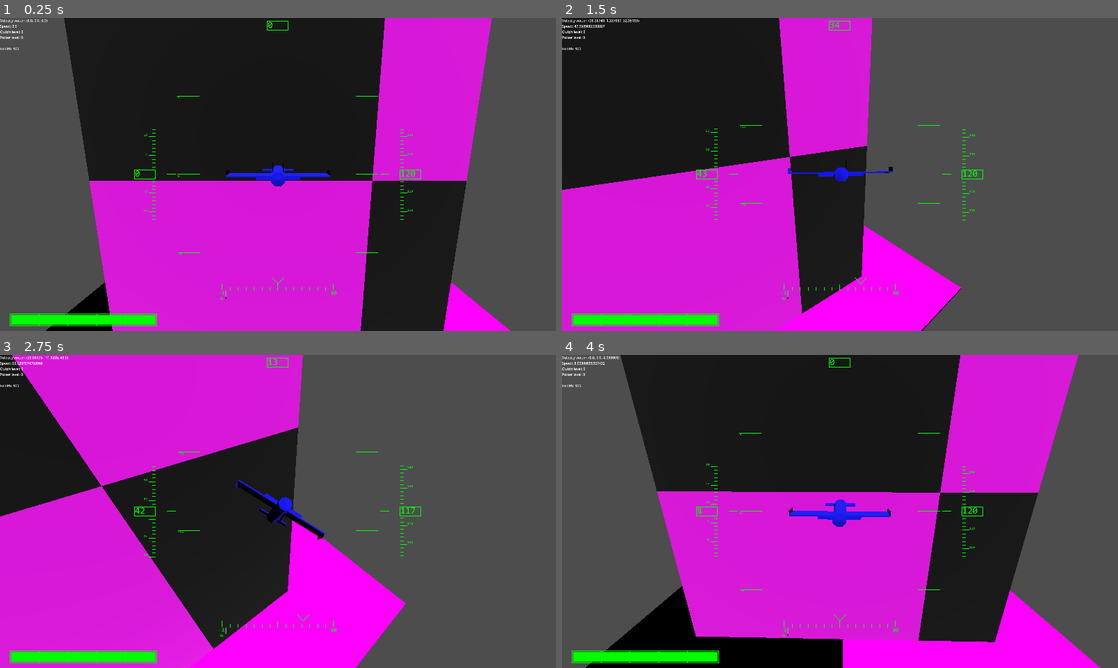
Above: before the commit, frames 1-4 (two rows, left to right).
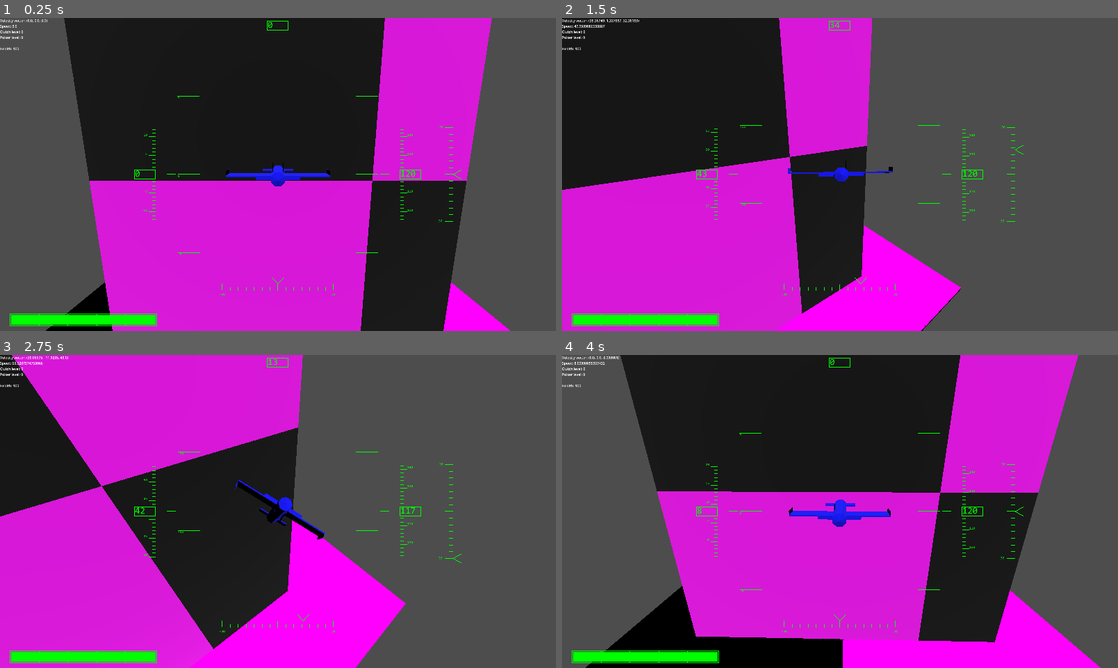
Above: after the commit, the same moments.

Repository: voidstarjms/shimmer
Game: Godot game, scene res://main.tscn
Two runs of this game, one before a commit and one after it. Both use one fixed random seed, a clock stepped at 60 frames per second and the inputs below.
Inputs:
- Up to frame 1 (0.25 s): no input
- Up to frame 2 (1.5 s): tap Enter at 0.5 s; hold E (strafe_right) 0.53-1.28 s; tap Space (dash) at 0.6, 1.35 s; hold I (pitch_down) from 1.28 s (still down)
- Up to frame 3 (2.75 s): release I (pitch_down) at 2.03 s; hold E (strafe_right) from 2.03 s (still down); hold A (roll_ccw) from 2.03 s (still down); tap Space (dash) at 2.3 s
- Up to frame 4 (4 s): release E (strafe_right) at 2.78 s; release A (roll_ccw) at 2.78 s; hold K (pitch_up) 2.78-3.53 s; tap D (roll_cw) at 2.85 s; tap Space (dash) at 3.05, 3.8 s; hold Q (strafe_left) from 3.53 s (still down); hold Shift from 3.53 s (still down)

The runs differ from the first frame. In frame 1, less than 0.1% of the frame differs, in the area x 39-83%, y 34-90%; in frame 2, less than 0.1%; in frame 3, less than 0.1%; in frame 4, less than 0.1%.

Commit message:
Added vertical velocity gauge

Diff:
--- a/gui.gd
+++ b/gui.gd
@@ -17,6 +17,7 @@
 var health_bar : BarGauge
 var heading_number : NumberBox
 var lat_vel_gauge : SlidingArrowGauge
+var vrt_vel_gauge : SlidingArrowGauge
 
 var gui_color = Color.GREEN
 var warning_color = Color.RED
@@ -203,7 +204,6 @@
 		if heading_angle > TAU:
 			heading_angle -= TAU
 		var clamped_heading_angle = fmod(heading_angle / angle_divisor, pi_over_2 / angle_divisor)
-		print(rad_to_deg(heading_angle))
 		var clamped_heading_vec = Vector3.BACK.rotated(Vector3.DOWN, clamped_heading_angle)
 		var center = px + sx / 2
 
@@ -577,7 +577,7 @@
 	var pos
 	var sz
 	var orientation
-	var value
+	var value = 0
 	var max_value
 	var subdiv_count
 	var arrow_d
@@ -605,8 +605,8 @@
 		label.add_theme_color_override("default_color", label_color)
 		label.add_theme_font_size_override("normal_font_size", int(sy))
 		label.horizontal_alignment = HORIZONTAL_ALIGNMENT_CENTER
+		label.vertical_alignment = VERTICAL_ALIGNMENT_CENTER
 		label.text = str(-max_value)
-		label.position = Vector2(px - label.size.x/2, py + sy)
 		label.size = Vector2(40,40)
 		label_list.append(label)
 		add_child(label)
@@ -614,10 +614,10 @@
 		label = RichTextLabel.new()
 		label.add_theme_font_override("normal_font", font)
 		label.add_theme_color_override("default_color", label_color)
-		label.add_theme_font_size_override("normal_font_size", int(sy))
+		label.add_theme_font_size_override("normal_font_size", 12 * sz.y if orientation % 2 == 0 else 12 * sz.x)
 		label.horizontal_alignment = HORIZONTAL_ALIGNMENT_CENTER
+		label.vertical_alignment = VERTICAL_ALIGNMENT_CENTER
 		label.text = str(max_value)
-		label.position = Vector2(px + sx - label.size.x/2, py + sy)
 		label.size = Vector2(40,40)
 		label_list.append(label)
 		add_child(label)
@@ -638,22 +638,44 @@
 
 		var ret_arr = Array()
 		var ticks = subdiv_count + 2
-		if orientation == 0:
-			label_list[0].position = Vector2(px - label_list[0].size.x/2, py + sy)
-			label_list[1].position = Vector2(px - label_list[1].size.x/2 + sx, py + sy)
-
-			var arrow_offset = sx * (0.5 + value / max_value * 0.5)
-			ret_arr.append([[Vector2(px - sx * arrow_d.x + arrow_offset, py - sy * arrow_d.y), Vector2(px + arrow_offset, py)],
-				[Vector2(px + arrow_offset, py), Vector2(px + sx * arrow_d.x + arrow_offset, py - sy * arrow_d.y)]])
-			for i in ticks + 1:
-				var div_frac = i / ticks
-				# TODO get rid of these magic numbers and make it more flexible
-				var height
-				if div_frac == 0 or div_frac == 0.5 or div_frac == 1:
-					height = sy
-				else:
-					height = sy * 0.5
-				ret_arr.append([Vector2(px + div_frac * sx, py + sy), Vector2(px + div_frac * sx, py + sy - height)])
+		match orientation:
+			0:
+				label_list[0].position = Vector2(px - label_list[0].size.x/2, py + sy)
+				label_list[1].position = Vector2(px - label_list[1].size.x/2 + sx, py + sy)
+				# TODO this value ordering direction should be more flexible and this code is also repeated
+				label_list[0].text = str(-max_value)
+				label_list[1].text = str(max_value)
+
+				var arrow_offset = sx * (0.5 + value / max_value * 0.5)
+				ret_arr.append([[Vector2(px - sx * arrow_d.x + arrow_offset, py - sy * arrow_d.y), Vector2(px + arrow_offset, py)],
+					[Vector2(px + arrow_offset, py), Vector2(px + sx * arrow_d.x + arrow_offset, py - sy * arrow_d.y)]])
+				for i in ticks + 1:
+					var div_frac = i / ticks
+					# TODO get rid of these magic numbers and make it more flexible
+					var tick_len
+					if div_frac == 0 or div_frac == 0.5 or div_frac == 1:
+						tick_len = sy
+					else:
+						tick_len = sy * 0.5
+					ret_arr.append([Vector2(px + div_frac * sx, py + sy), Vector2(px + div_frac * sx, py + sy - tick_len)])
+			1:
+				label_list[0].position = Vector2(px - label_list[0].size.x, py + sy - label_list[0].size.y/2)
+				label_list[1].position = Vector2(px - label_list[0].size.x, py - label_list[0].size.y/2)
+				label_list[0].text = str(max_value)
+				label_list[1].text = str(-max_value)
+
+				var arrow_offset = sy * (0.5 + value / max_value * 0.5)
+				ret_arr.append([[Vector2(px + sx + sx * arrow_d.y, py + sy - sy * arrow_d.x - arrow_offset), Vector2(px + sx, py + sy - arrow_offset)],
+					[Vector2(px + sx, py + sy - arrow_offset), Vector2(px + sx + sx * arrow_d.y, py + sy + sy * arrow_d.x - arrow_offset)]])
+				for i in ticks + 1:
+					var div_frac = i / ticks
+					# TODO get rid of these magic numbers and make it more flexible
+					var tick_len
+					if div_frac == 0 or div_frac == 0.5 or div_frac == 1:
+						tick_len = sx
+					else:
+						tick_len = sx * 0.5
+					ret_arr.append([Vector2(px + sx, py + sy * div_frac), Vector2(px + sx - tick_len, py + sy * div_frac)])
 
 		return ret_arr
 
@@ -669,6 +691,7 @@
 	speed_box.resize_text(view_rect)
 	altimeter_box.resize_text(view_rect)
 	lat_vel_gauge.resize_text(view_rect)
+	vrt_vel_gauge.resize_text(view_rect)
 
 func _ready() -> void:
 	var view_rect = get_viewport_rect()
@@ -731,6 +754,9 @@
 
 	lat_vel_gauge = SlidingArrowGauge.new(Vector2(0.4, 0.85), Vector2(0.2, 0.02), 0, 30, 12, Vector2(0.05, 1), gui_color, view_rect)
 	self.add_child(lat_vel_gauge)
+
+	vrt_vel_gauge = SlidingArrowGauge.new(Vector2(0.8, 0.35), Vector2(0.015, 0.3), 1, 30, 12, Vector2(0.05, 1), gui_color, view_rect)
+	self.add_child(vrt_vel_gauge)
 
 	get_window().size_changed.connect(_on_window_resized)
 	_on_window_resized()
@@ -803,3 +829,12 @@
 	draw_line(lat_vel_tick_array[0][1][0], lat_vel_tick_array[0][1][1], gui_color)
 	for i in range(1, lat_vel_tick_array.size()):
 		draw_line(lat_vel_tick_array[i][0], lat_vel_tick_array[i][1], gui_color)
+
+	var up_vec = $"../../ZealousJay".transform.basis.y
+	var vrt_vel = $"../../ZealousJay".vel_vec.project(up_vec)
+	vrt_vel_gauge.set_value(vrt_vel.length() * sign(vrt_vel.dot(up_vec)))
+	var vrt_vel_tick_array = vrt_vel_gauge.construct(view_rect)
+	draw_line(vrt_vel_tick_array[0][0][0], vrt_vel_tick_array[0][0][1], gui_color)
+	draw_line(vrt_vel_tick_array[0][1][0], vrt_vel_tick_array[0][1][1], gui_color)
+	for i in range(1, vrt_vel_tick_array.size()):
+		draw_line(vrt_vel_tick_array[i][0], vrt_vel_tick_array[i][1], gui_color)
--- a/player.gd
+++ b/player.gd
@@ -68,6 +68,10 @@
 				if $"..".clutch_lvl < $"..".clutch_max_lvl:
 					$"..".clutch_lvl += 1
 			$"..".compute_handling_stats()
+
+			# Update max display values for lateral and vertical velocity gauges
+			$"../../Camera3D/GUI".lat_vel_gauge.set_max_value(int($"..".max_spd * 1.25))
+			$"../../Camera3D/GUI".vrt_vel_gauge.set_max_value(int($"..".max_spd * 1.25))
 		if !Input.is_key_pressed(KEY_F2):
 			debug_F2_tap = false
 		# change poiser level
--- a/shimwing_abstract.gd
+++ b/shimwing_abstract.gd
@@ -319,7 +319,7 @@
 
 	# Apply deceleration
 	if lat_demand == 0 and vrt_demand == 0 and lon_demand == 0 and dash_counter == 0:
-		vel_vec = vel_vec - max_drag_decel * vel_vec.normalized()  * Engine.time_scale
+		vel_vec = vel_vec - max_drag_decel * vel_vec.normalized() * Engine.time_scale
 		if sign(prev_vel_vec.x) != sign(vel_vec.x):
 			vel_vec.x = 0
 		if sign(prev_vel_vec.y) != sign(vel_vec.y):
